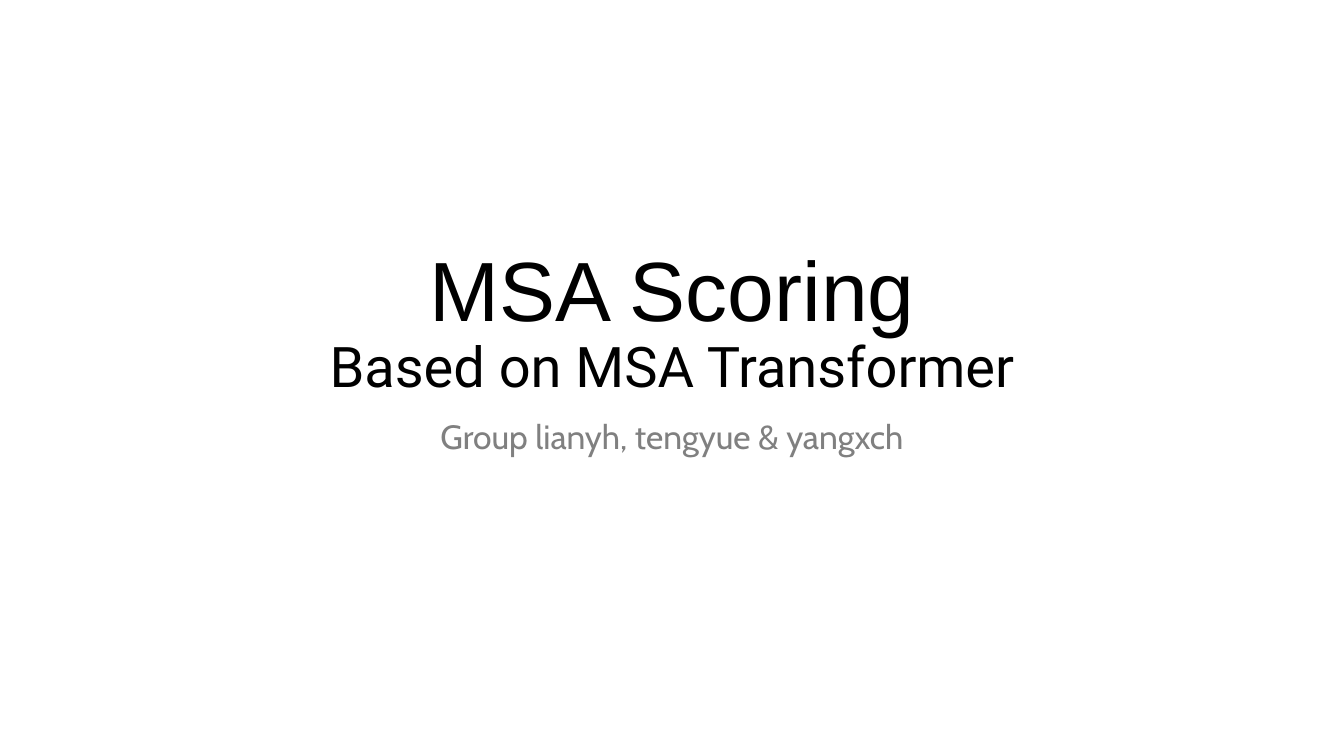
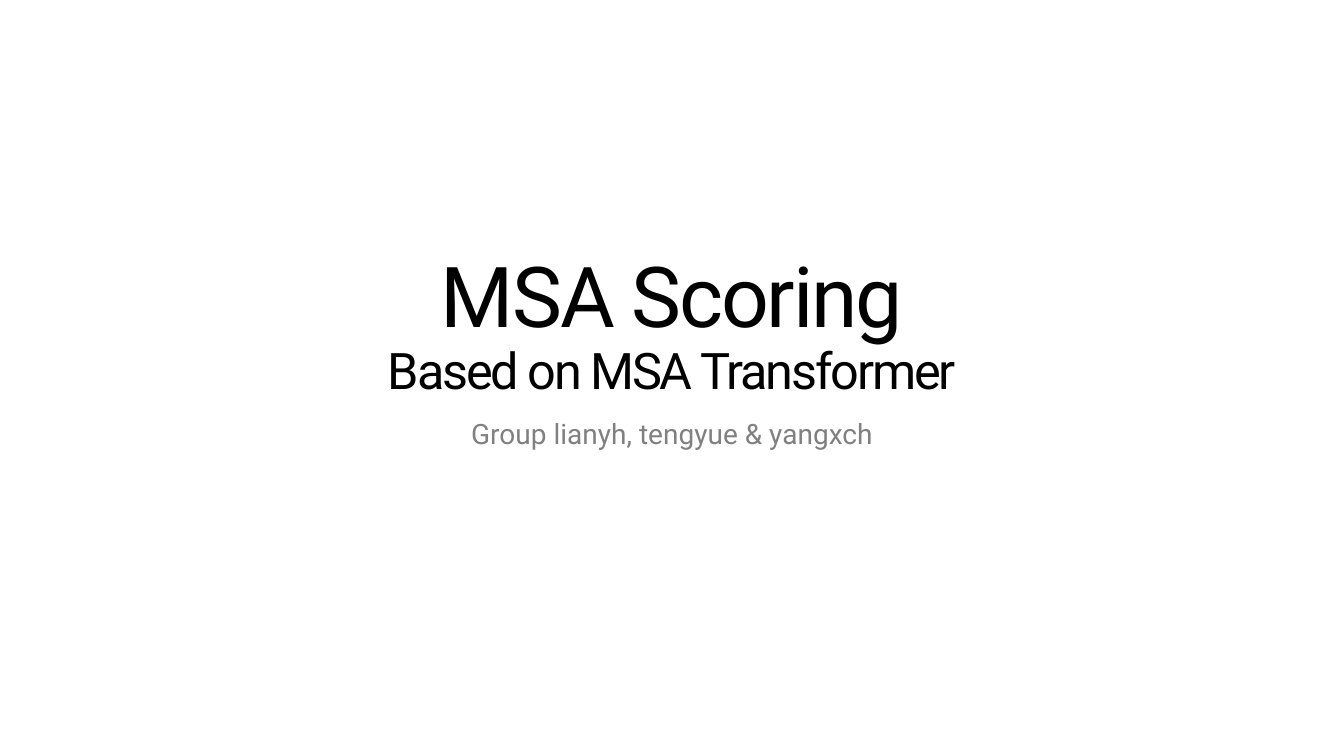
Before and after one commit to NaiL23/ShanghaiTech-CS177H-MSA-Scoring, a slide deck: slide 1 of report/presentation.pptx. Drawn at 1344x756 pixels with LibreOffice and Linux fonts; fonts in the diff are those of the drawing. Boxes give left, top, right and bottom in pixels: in the first picture for what was removed or moved away, otherwise in the second. Text is boxed around its words. In the diff, an @@ line names an element or a change of style, - is before the commit and + after.

```diff
--- a/report/presentation.pptx
+++ b/report/presentation.pptx
@@ title "MSA Scoring Based on MSA ..." at (388, 266, 956, 390): size 40 to 36 pt in "Based on MSA Transformer"; font Arial to Roboto in "MSA Scoring"; letter spacing 0 to -1.5 pt @@
@@ subtitle "Group lianyh, tengyue & yangxch" at (471, 423, 872, 450): size 24 to 20 pt, font Cabin to Roboto @@
```
Also in this commit, not shown: 1 other slide changed, 12 slides added, 7 slides removed, 4 other files.
